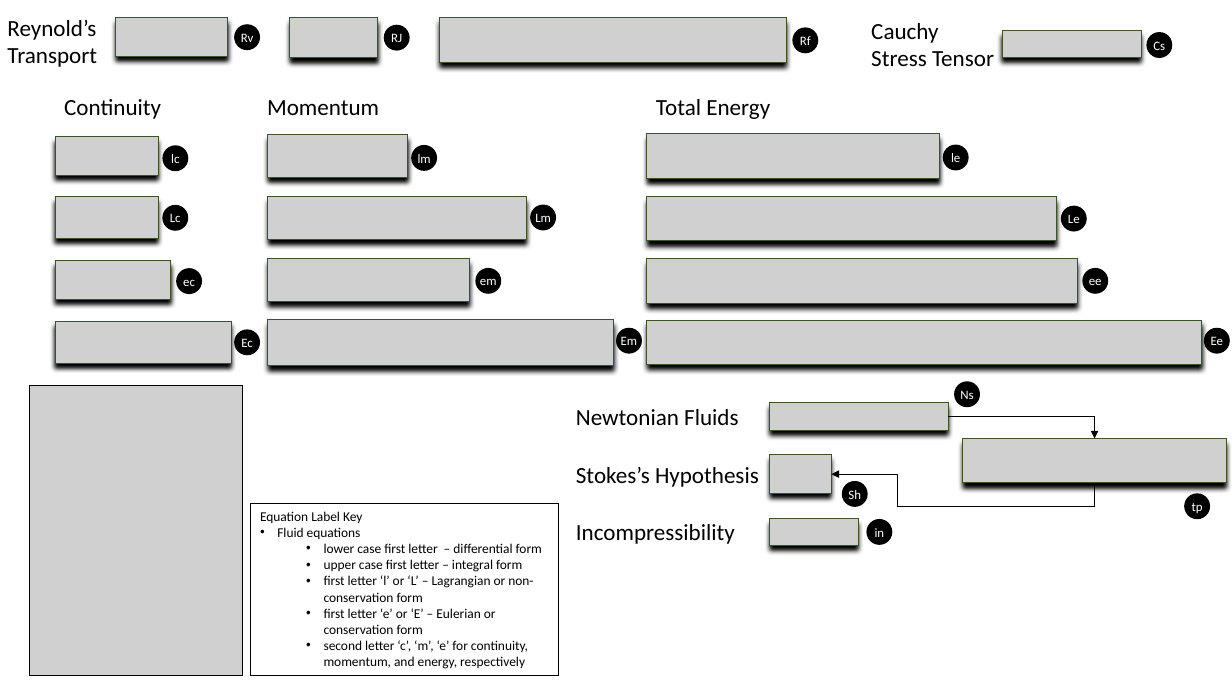
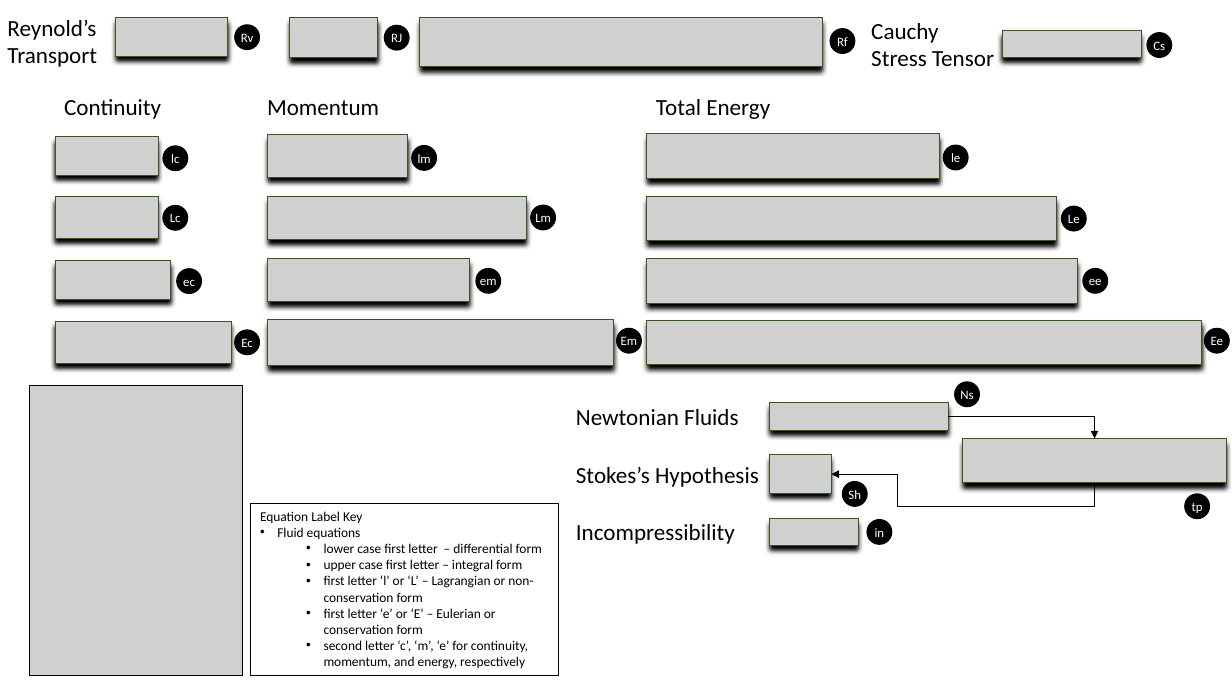
Before and after one commit to gravmath/BlogWyrm, a slide deck: slide 1 of Posts/2020/General Fluid Equations.pptx. Drawn at 1232x693 pixels with LibreOffice and Linux fonts; fonts in the diff are those of the drawing; grey boxes stand for pictures. Boxes give left, top, right and bottom in pixels: in the first picture for what was removed or moved away, otherwise in the second. Text is boxed around its words. In the diff, an @@ line names an element or a change of style, - is before the commit and + after.

Commit message:
Update General Fluid Equations.pptx
Found a typo in the Reynold's Transport Theorem

```diff
--- a/Posts/2020/General Fluid Equations.pptx
+++ b/Posts/2020/General Fluid Equations.pptx
@@ picture resized from (x1=440, y1=18, x2=787, y2=63) to (x1=420, y1=18, x2=823, y2=67) @@
@@ ellipse "Rf" moved from (x1=793, y1=28, x2=818, y2=53) to (x1=830, y1=29, x2=855, y2=54) @@
```
